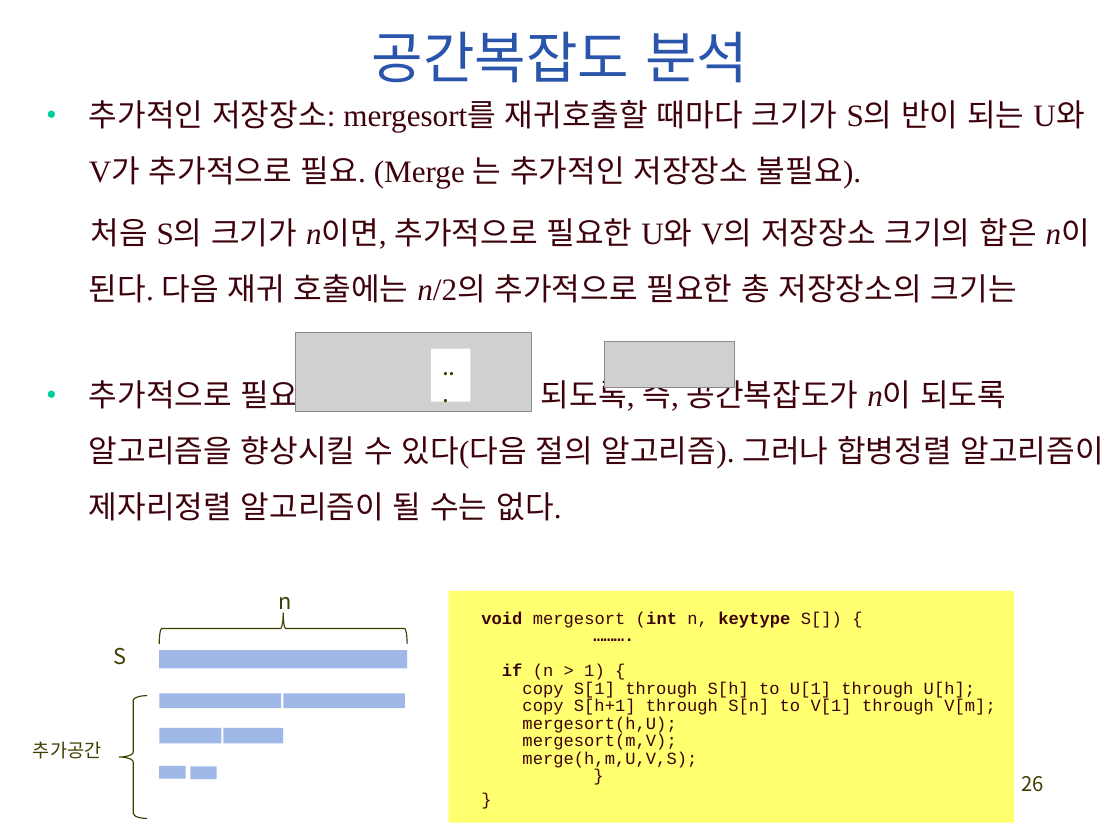
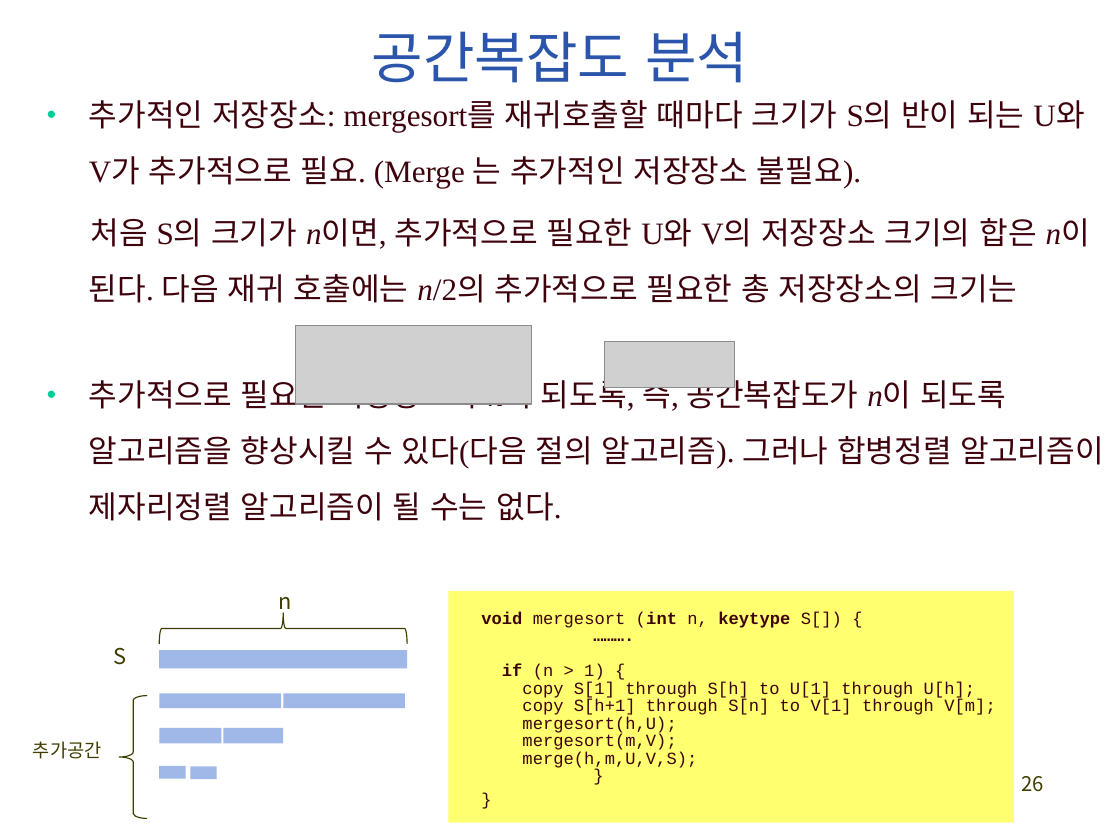
Before and after one commit to exopas95/Algorithms, a slide deck: slide 26 of Lecture Note/ch2_divide_conquer.pptx. Drawn at 1120x840 pixels with LibreOffice and Linux fonts; fonts in the diff are those of the drawing; grey boxes stand for pictures. Boxes give left, top, right and bottom in pixels: in the first picture for what was removed or moved away, otherwise in the second. Text is boxed around its words. In the diff, an @@ line names an element or a change of style, - is before the commit and + after.

```diff
--- a/Lecture Note/ch2_divide_conquer.pptx
+++ b/Lecture Note/ch2_divide_conquer.pptx
@@ picture: place and size @@
-picture at [296,333,532,411]
+picture at [296,325,532,403]
@@ rectangle removed at [431,348,470,401] @@
-...
```
Also in this commit, not shown: 18 other slides changed.
